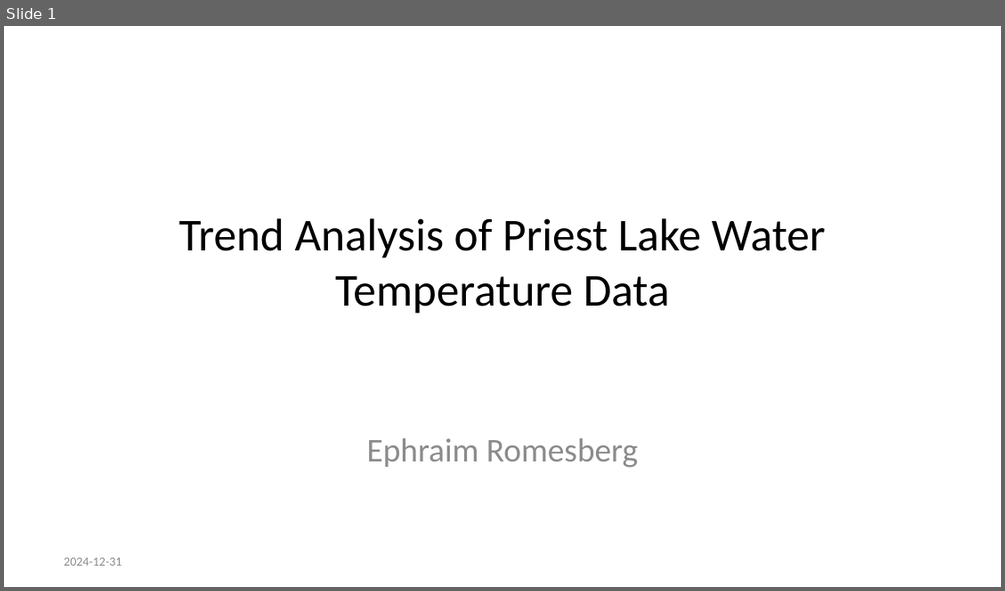
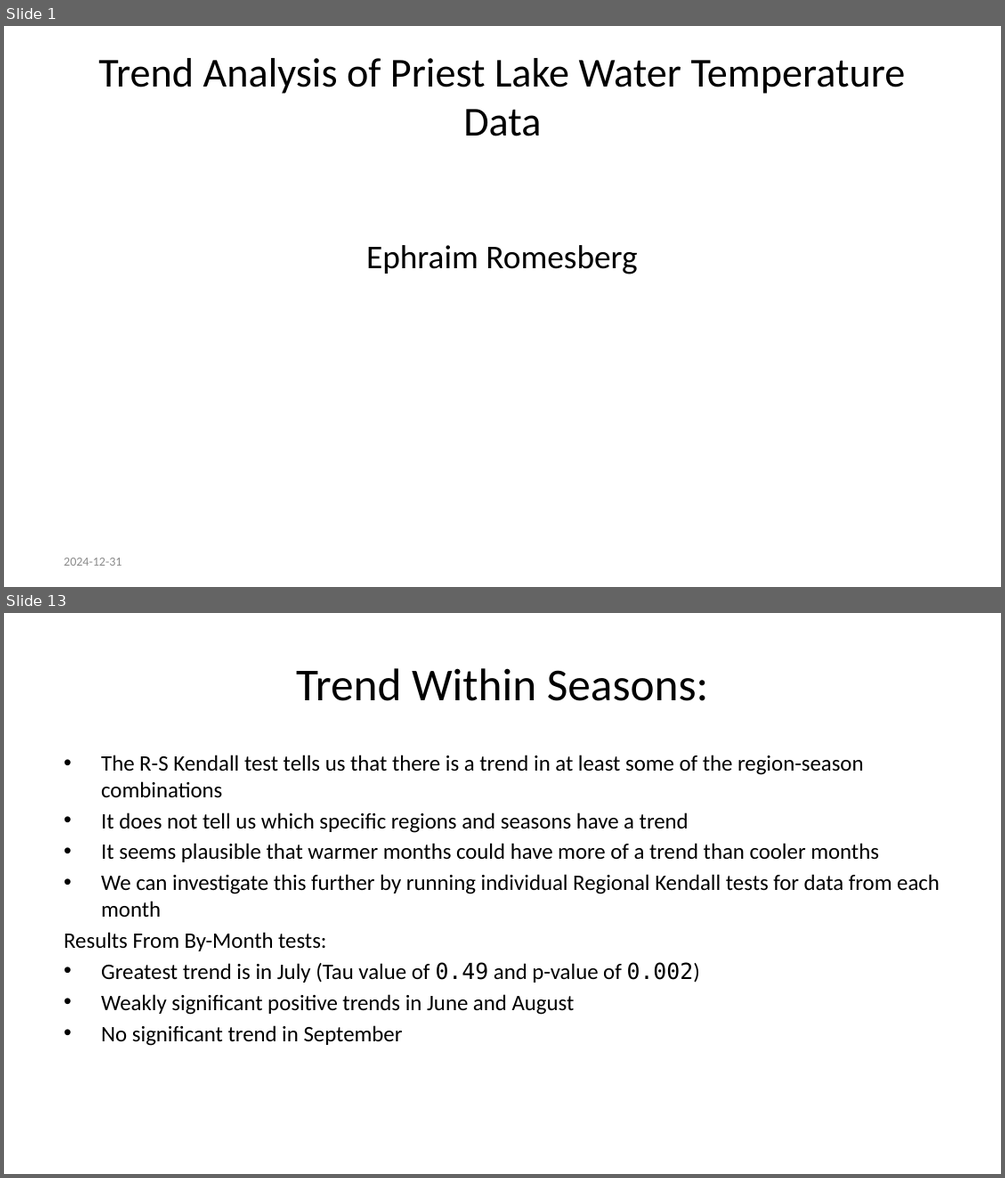
Before and after one commit to Ephraim96/SCA-Trend-Analysis, a slide deck: Trend-Analysis-of-Priest-Lake-Water-Temperature-Data.pptx. Shown one above the other, each under a label of ours: slide 1 before the commit, slides 1 and 13 after it; the slides between them are not shown. The pictures are 1005x591 and 1005x1178 pixels, drawn with LibreOffice and Linux fonts; fonts in the diff are those of the drawing; background and template pictures are left out. Boxes give left, top, right and bottom in pixels: in the first picture for what was removed or moved away, otherwise in the second. Text is boxed around its words. In the diff, an @@ line names an element or a change of style, - is before the commit and + after.

```diff
--- a/Trend-Analysis-of-Priest-Lake-Water-Temperature-Data.pptx
+++ b/Trend-Analysis-of-Priest-Lake-Water-Temperature-Data.pptx
@@ slide 13 added at box(4, 613, 1001, 1174), background #FFFFFF @@
@@ title added at box(296, 668, 708, 701), 33 pt, text #000000 @@
+Trend Within Seasons:
@@ text added at box(64, 755, 939, 1046), 16 pt, text #000000 @@
+• The R-S Kendall test tells us that there is a trend in at least some of the region-season combinations
+• It does not tell us which specific regions and seasons have a trend
+• It seems plausible that warmer months could have more of a trend than cooler months
+• We can investigate this further by running individual Regional Kendall tests for data from each month
+Results From By-Month tests:
+• Greatest trend is in July (Tau value of 0.49 and p-value of 0.002)
+• Weakly significant positive trends in June and August
+• No significant trend in September
@@ slide 1 changed as well @@
@@ title "Trend Analysis of Priest Lake ...": place and size @@
-title "Trend Analysis of Priest Lake ..." at box(179, 218, 825, 313)
+title "Trend Analysis of Priest Lake ..." at box(98, 58, 906, 136)
@@ title "Trend Analysis of Priest Lake ..." at box(98, 58, 906, 136): size 33 to 29.7 pt @@
@@ text "Ephraim Romesberg": place and size @@
-text "Ephraim Romesberg" at box(367, 438, 638, 467)
+text "Ephraim Romesberg" at box(366, 245, 637, 274)
@@ text "Ephraim Romesberg" at box(366, 245, 637, 274): text colour #8C8C8C to #000000 @@
```
Also in this commit, not shown: 18 other slides added, 4 slides removed, 5 other files.
